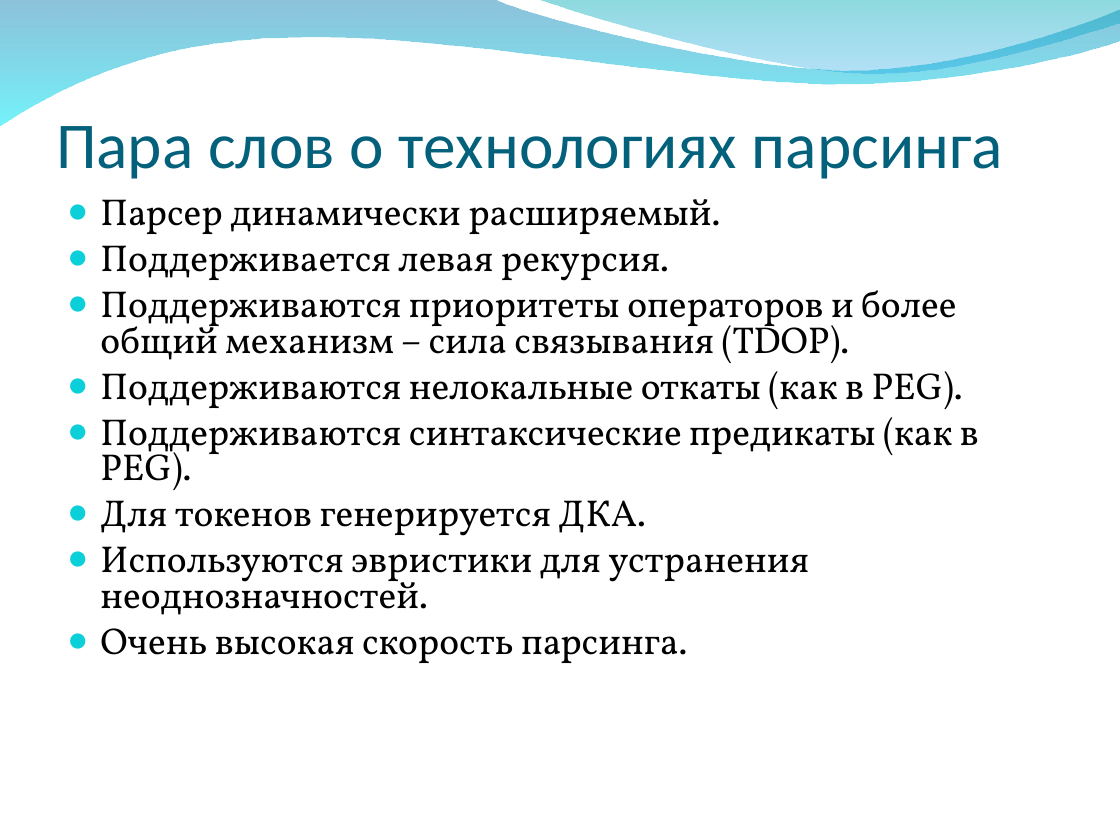
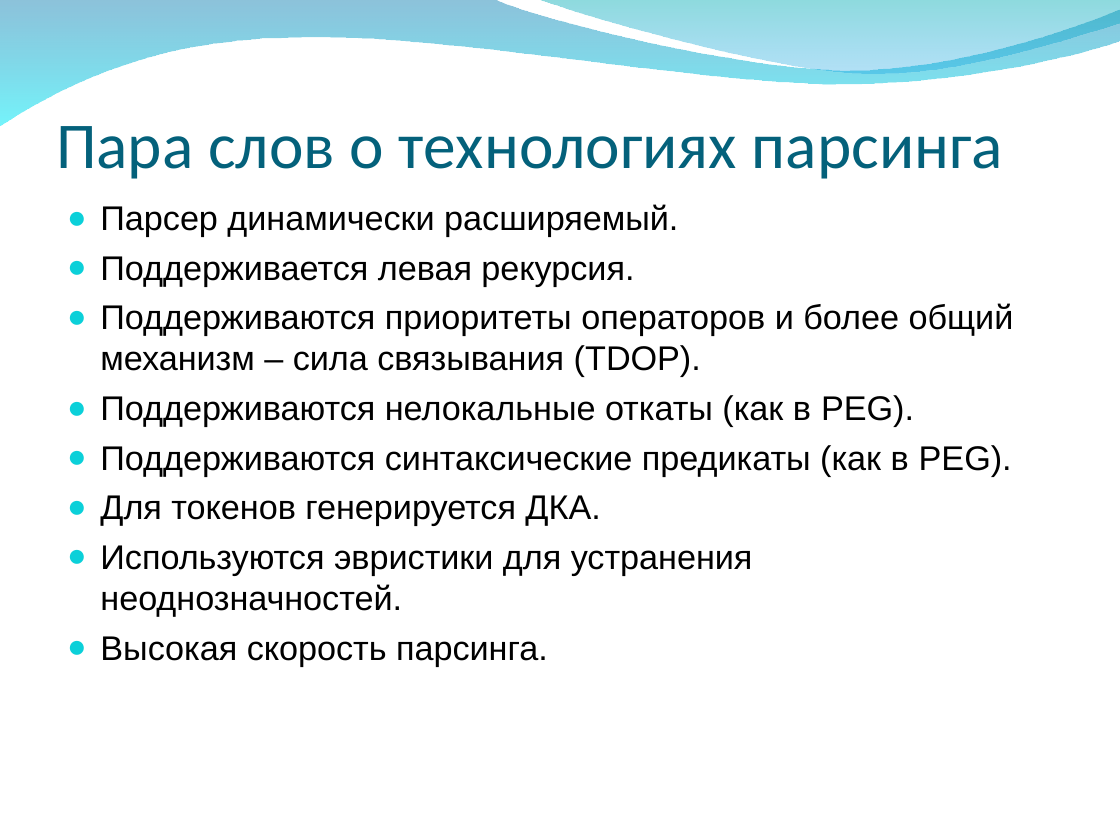
Before and after one commit to VladD2/Nemerle-Articles, a slide deck: slide 19 of N2/N2-Project/N2.ppt (slide 18 before the commit). Drawn at 1120x840 pixels with LibreOffice and Linux fonts; fonts in the diff are those of the drawing; background and template pictures are left out. Boxes give left, top, right and bottom in pixels: in the first picture for what was removed or moved away, otherwise in the second. Text is boxed around its words. In the diff, an @@ line names an element or a change of style, - is before the commit and + after.

```diff
--- a/N2/N2-Project/N2.ppt
+++ b/N2/N2-Project/N2.ppt
@@ text at (100,204,1014,616): size 24.1 to 22 pt, font Vollkorn to Arial; line spacing 0.8 to 1; less space between paragraphs @@
@@ text at (100,636,548,666): text changed; size 24.1 to 22 pt; font Vollkorn to Arial @@
-● Очень высокая скорость парсинга.
+● Высокая скорость парсинга.
```
Also in this commit, not shown: 18 other slides changed, 4 slides added.
